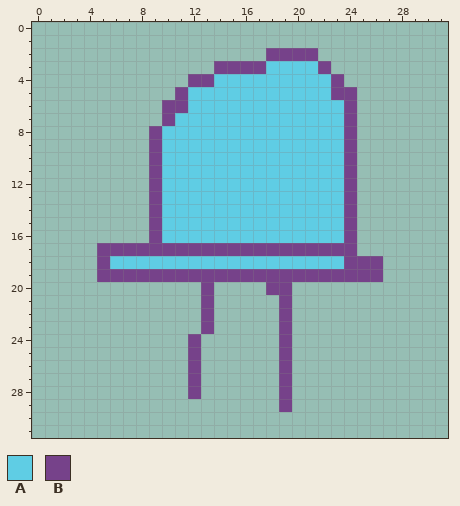
A pixel-art file gets an edit: src/assets/gui/parts/part-led.aseprite. That is the earlier state.
32x32 pixels, 1 frame.
Palette (. is transparent): A #5fcde4  B #76428a
Pixels before, first column x 5:
 2 .............BBBB.....
 3 .........BBBBAAAAB....
 4 .......BBAAAAAAAAAB...
 5 ......BAAAAAAAAAAABB..
 6 .....BBAAAAAAAAAAAAB..
 7 .....BAAAAAAAAAAAAAB..
 8 ....BAAAAAAAAAAAAAAB..
 9 ....BAAAAAAAAAAAAAAB..
10 ....BAAAAAAAAAAAAAAB..
11 ....BAAAAAAAAAAAAAAB..
12 ....BAAAAAAAAAAAAAAB..
13 ....BAAAAAAAAAAAAAAB..
14 ....BAAAAAAAAAAAAAAB..
15 ....BAAAAAAAAAAAAAAB..
16 ....BAAAAAAAAAAAAAAB..
17 BBBBBBBBBBBBBBBBBBBB..
18 BAAAAAAAAAAAAAAAAAABBB
19 BBBBBBBBBBBBBBBBBBBBBB
20 ........B....BB.......
21 ........B.....B.......
22 ........B.....B.......
23 ........B.....B.......
24 .......B......B.......
25 .......B......B.......
26 .......B......B.......
27 .......B......B.......
28 .......B......B.......
29 ..............B.......
Now the later version:
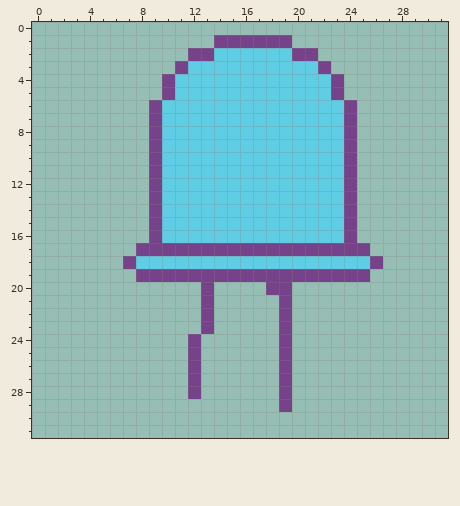
Log entry: Handled circular dependencies in part graph ordering
The edit:
Colour A now appears in row 2 at x 14 to 17; in row 3 at x 12 to 13; in row 4 at x 11.
The author changed colour B to colour A in row 2 at x 18 to 19; in row 3 at x 14 to 17; in row 4 at x 12 to 13; in row 5 at x 11; in row 6 at x 10 to 11; in row 7 at x 10.
The author changed colour B to colour A in row 18 at x 24 to 25.
Colour B now appears in row 1 at x 14 to 19; in row 2 at x 12 to 13; in row 3 at x 11; in rows 4 to 5 at x 10; in rows 6 to 7 at x 9; in row 17 at x 25.
The author changed colour A to colour B in row 18 at x 7.
Colour A is removed in row 18 at x 6.
Colour B is removed in row 5 at x 24; in row 17 at x 5 to 7; in row 18 at x 5; in row 19 at x 5 to 7 and 26.
